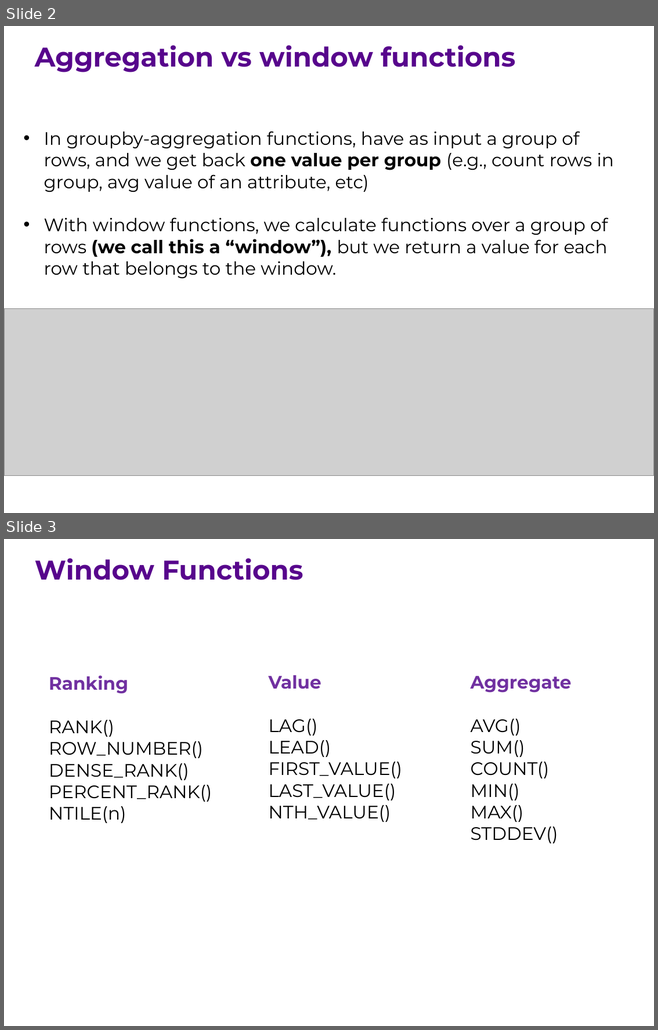
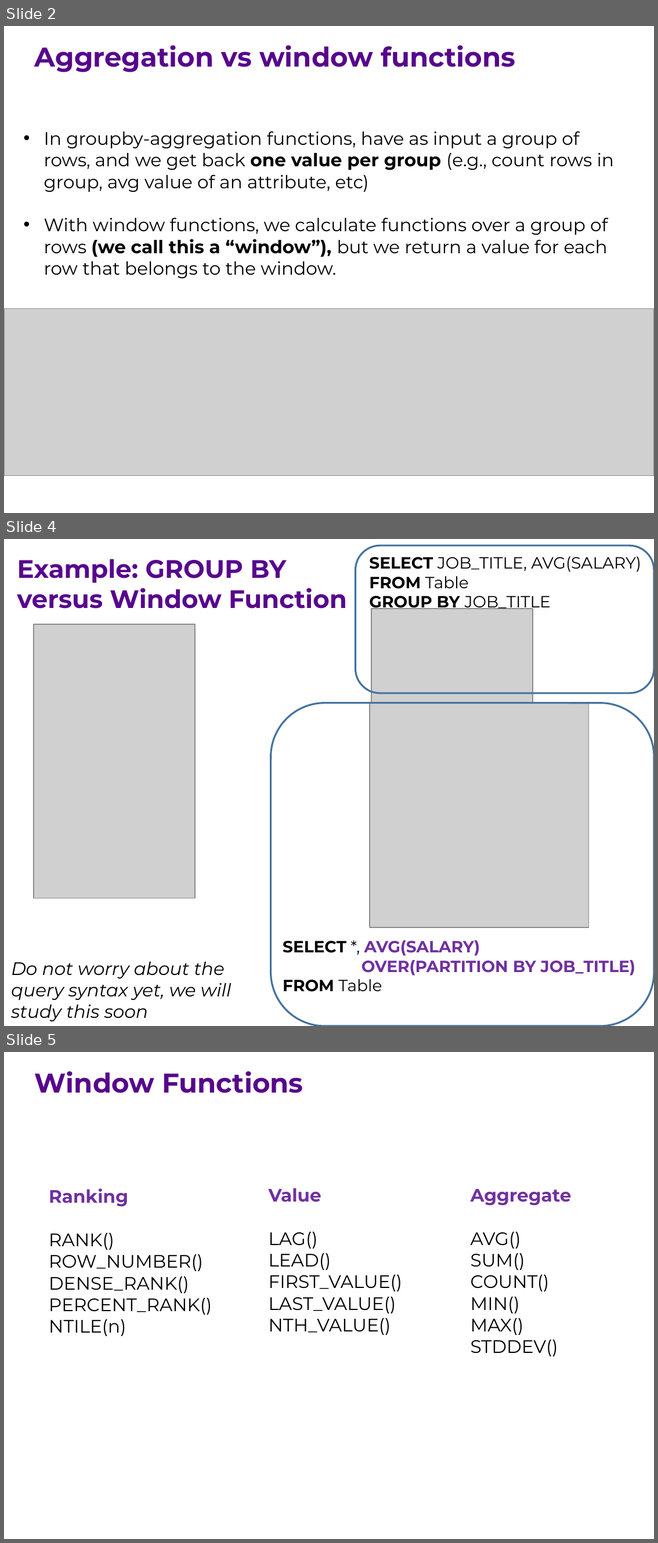
Before and after one commit to ipeirotis/introduction-to-databases, a slide deck: session7/G-Window_queries.pptx. Shown one above the other, each under a label of ours: slides 2 and 3 before the commit, slides 2, 4 and 5 after it; the slides between them are not shown. The pictures are 658x1030 and 658x1543 pixels, drawn with LibreOffice and Linux fonts; fonts in the diff are those of the drawing; grey boxes stand for pictures. Boxes give left, top, right and bottom in pixels: in the first picture for what was removed or moved away, otherwise in the second. Text is boxed around its words. In the diff, an @@ line names an element or a change of style, - is before the commit and + after.

```diff
--- a/session7/G-Window_queries.pptx
+++ b/session7/G-Window_queries.pptx
@@ slide 4 added at [4, 539, 654, 1026], background #FFFFFF @@
@@ rounded rectangle added at [355, 545, 654, 693], outline #43739E 2 pt @@
@@ text added at [17, 559, 347, 609], 28 pt, text #57068C, bold @@
+Example: GROUP BY versus Window Function
@@ text added at [369, 556, 641, 612], 18 pt, text #000000 @@
+SELECT JOB_TITLE, AVG(SALARY)
+FROM Table
+GROUP BY JOB_TITLE
@@ picture added at [34, 624, 195, 898] @@
@@ picture added at [371, 609, 532, 703] @@
@@ rounded rectangle added at [270, 703, 654, 1026], outline #43739E 2 pt @@
@@ picture added at [370, 703, 589, 928] @@
@@ text added at [282, 940, 635, 992], 18 pt, text #7030A0, bold @@
+SELECT *, AVG(SALARY)
+OVER(PARTITION BY JOB_TITLE)
+FROM Table
@@ text added at [11, 962, 231, 1022], 20 pt, text #000000, italic @@
+Do not worry about the query syntax yet, we will study this soon
@@ what was slide 3 is now slide 5 @@
```
Also in this commit, not shown: 4 slides changed, 10 other slides added.
